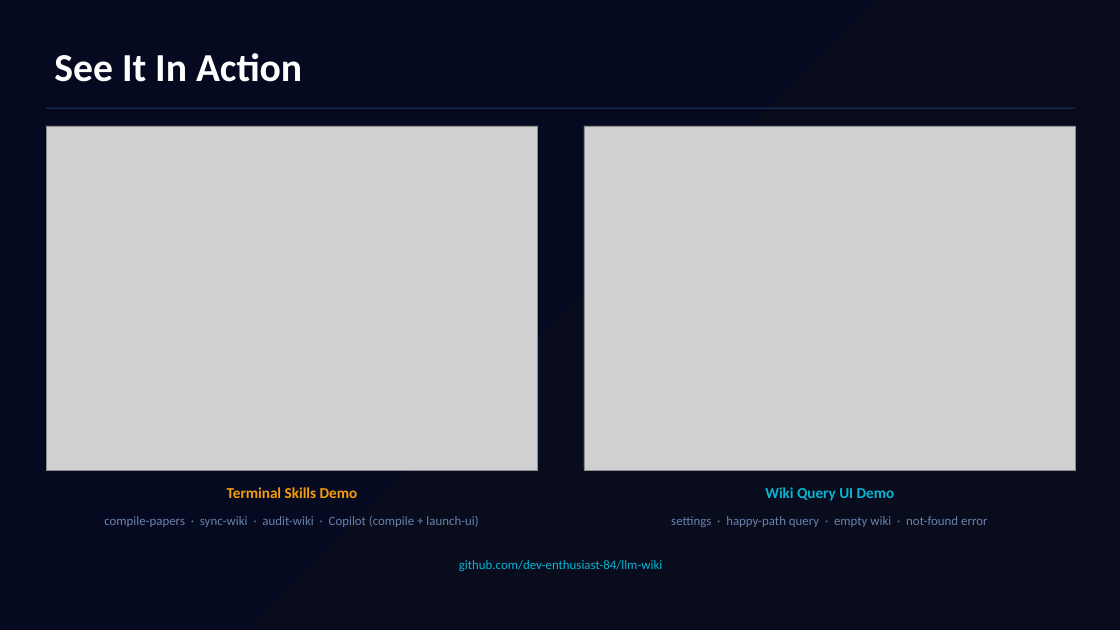
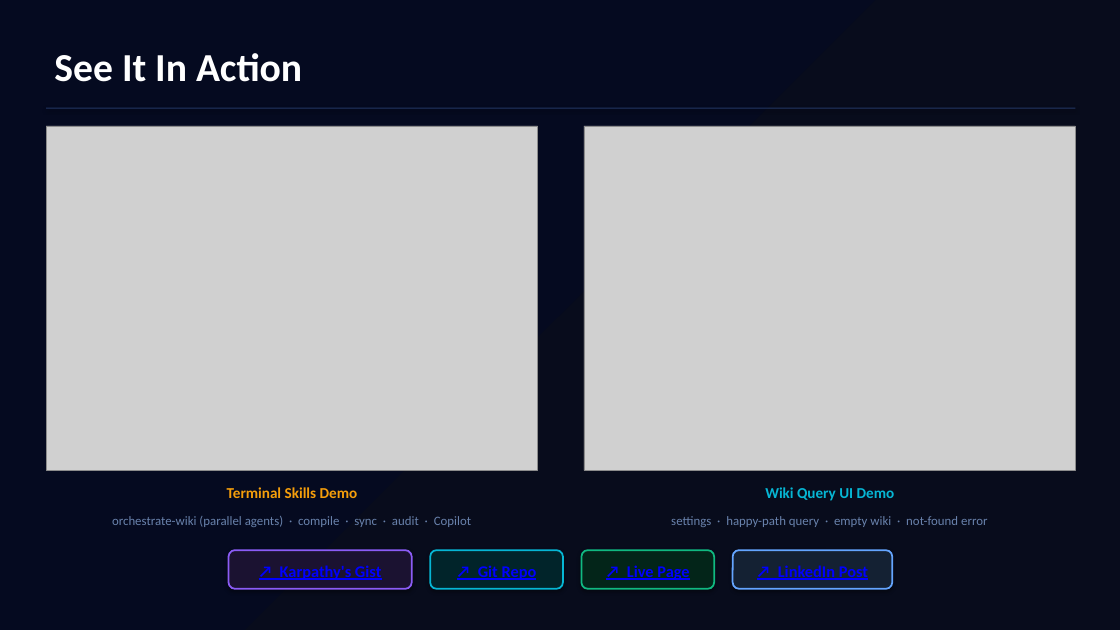
Before and after one commit to dev-enthusiast-84/llm-wiki, a slide deck: slide 5 of presentation/llm-wiki-deck.pptx. Drawn at 1120x630 pixels with LibreOffice and Linux fonts; fonts in the diff are those of the drawing; grey boxes stand for pictures. Boxes give left, top, right and bottom in pixels: in the first picture for what was removed or moved away, otherwise in the second. Text is boxed around its words. In the diff, an @@ line names an element or a change of style, - is before the commit and + after.

Commit message:
agent changes

```diff
--- a/presentation/llm-wiki-deck.pptx
+++ b/presentation/llm-wiki-deck.pptx
@@ text at (112, 516, 471, 527): text changed @@
-compile-papers · sync-wiki · audit-wiki · Copilot (compile + launch-ui)
+orchestrate-wiki (parallel agents) · compile · sync · audit · Copilot
@@ rounded rectangle added at (229, 550, 412, 589), fill #1B1231, outline #8B5CF6 1.5 pt @@
@@ text added at (280, 565, 381, 580), 14 pt, text #0000FF, bold, underline @@
+↗ Karpathy's Gist
@@ rounded rectangle added at (430, 550, 563, 589), fill #01242A, outline #06B6D4 1.5 pt @@
@@ text removed at (459, 560, 662, 571) @@
-github.com/dev-enthusiast-84/llm-wiki
@@ text added at (478, 565, 537, 580), 14 pt, text #0000FF, bold, underline @@
+↗ Git Repo
@@ rounded rectangle added at (581, 550, 714, 589), fill #032519, outline #10B981 1.5 pt @@
@@ text added at (627, 565, 689, 580), 14 pt, text #0000FF, bold, underline @@
+↗ Live Page
@@ rounded rectangle added at (733, 550, 892, 589), fill #142133, outline #64A5FF 1.5 pt @@
@@ text added at (778, 565, 868, 580), 14 pt, text #0000FF, bold, underline @@
+↗ LinkedIn Post
```
Also in this commit, not shown: 2 other slides changed, 20 other files.
